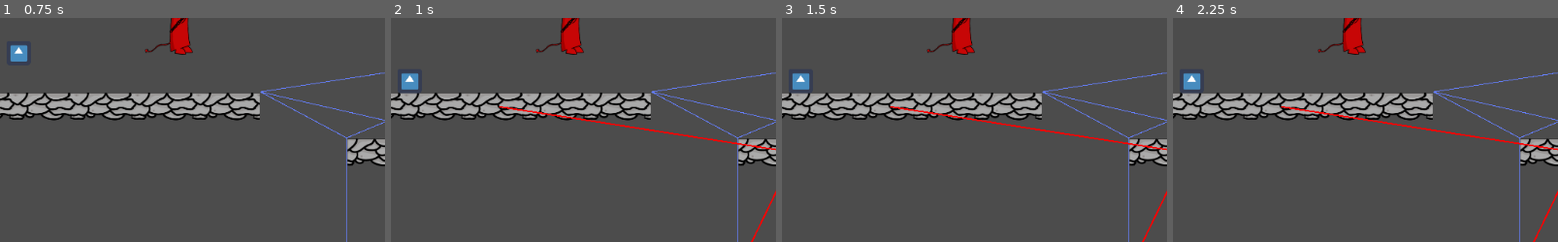
Above: before the commit, frames 1-4 (left to right).
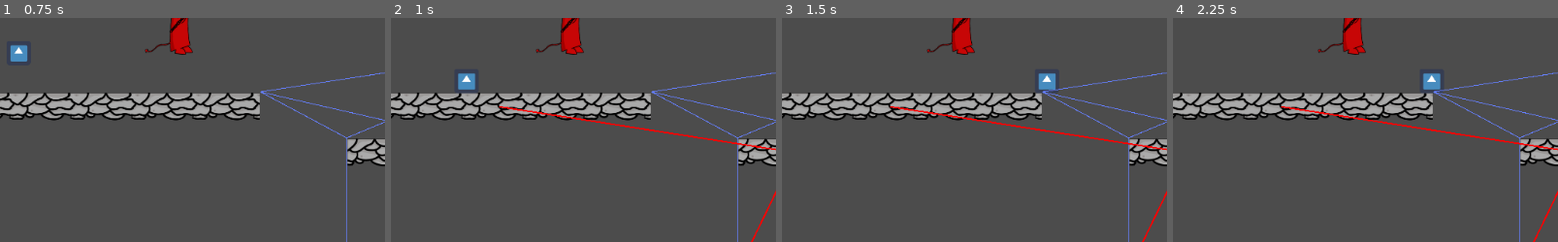
Above: after the commit, the same moments.

Repository: CiaranWoodward/LD48
Game: Godot game, scene res://Levels/TestLevel.tscn
The game is run twice, just before and just after one commit, with the same random seed, the same clock (stepped at 60 frames per second) and the same inputs. The engine's default icon, where the game draws it, is replaced by a stand-in: a white triangle on a blue panel in a dark square.
Inputs:
- Up to frame 1 (0.75 s): no input
- Up to frame 2 (1 s): no input
- Up to frame 3 (1.5 s): no input
- Up to frame 4 (2.25 s): no input
The pictures show only the part of the screen within x 10-60%, y 22-72%; the shares and areas given below are measured in that part.

Frame 1 is identical in both runs. In frame 2, 0.7% of the frame differs, in the area x 2-22%, y 24-34%; in frame 3, 0.7%; in frame 4, 0.7%, in the area x 2-70%, y 24-34%.

Commit message:
Start handling of moving along path

Diff:
--- a/Enemies/SimpleEnemy.gd
+++ b/Enemies/SimpleEnemy.gd
@@ -15,13 +15,28 @@
 onready var animTree = $AnimationTree
 onready var stateMachine : AnimationNodeStateMachinePlayback = animTree["parameters/StateMachine/playback"]
 
+# pathing
 var _path = []
+var _final_destination = Vector2.ZERO
+# moving
+var _cur_plat = null # Platform that the current dst point is on
+var _cur_point = null # Current destination point we are moving towards
+var _cur_after_point = null # When we get to that point, where are we trying to go?
+var _cur_speed = 0
+
+# current status
+var _on_floor = false
 var _platform = null
-var _on_floor = false
 
 # Called when the node enters the scene tree for the first time.
 func _ready():
 	stateMachine.start("Idle")
+
+func _handle_movement(delta):
+	var kc = move_and_collide(Vector2(_cur_speed * max_speed, fall_rate * max_fallspeed) * delta)
+	if is_instance_valid(kc):
+		if kc.normal.y < -0.5:
+			_on_floor = true
 
 func _handle_falling(delta):
 	if _on_floor:
@@ -31,20 +46,57 @@
 			_platform = get_parent().GetClosestLowerPlatform(global_position)
 	else:
 		stateMachine.travel("Falling")
-		var kc = move_and_collide(Vector2(0, fall_rate * max_fallspeed) * delta)
-		if is_instance_valid(kc):
-			_on_floor = true #TODO: Might have to enhance this
+
+func _configure_next_point():
+	if is_instance_valid(_platform) && (_platform in _path) && (_platform != _cur_plat):
+		var pindex = _path.find(_platform)
+		if pindex == _path.size() - 1:
+			# This point is final destination
+			# TODO: This code can't be reached
+			_cur_plat = _platform
+			_cur_point = _final_destination
+			_cur_after_point = _final_destination
+			return
+		var next_plat = _path[pindex + 1]
+		var list = get_parent().GetNavMeshForType(MY_TYPE)[_platform]
+		# Get all potential paths to next platform
+		var potentials = []
+		for elem in list:
+			if elem["other"] == next_plat:
+				potentials.append(elem)
+		if potentials.size() == 0:
+			_path = []
+		# Randomly choose any path to the next platform
+		var target_path = potentials[randi() % potentials.size()]
+		_cur_plat = _platform
+		_cur_point = target_path["src"]
+		_cur_after_point = target_path["dst"]
 
 func _handle_idle(_delta):
 	if _on_floor:
 		var cn = stateMachine.get_current_node()
 		if cn == "Idle":
 			if _path.size() == 0 || !(_platform in _path):
+				# Go to treasure
 				_repath_to(get_parent().GetTreasurePlatform())
+				_final_destination = get_parent().GetTreasureLocation()
+			_configure_next_point()
+
+func _handle_travel(_delta):
+	_cur_speed = 0
+	if _on_floor:
+		if is_instance_valid(_platform):
+			if _platform == _cur_plat:
+				if self.global_position.direction_to(_cur_point).x > 0:
+					_cur_speed = 1
+				else:
+					_cur_speed = -1
 
 func _physics_process(delta):
+	_handle_movement(delta)
 	_handle_falling(delta)
 	_handle_idle(delta)
+	_handle_travel(delta)
 
 func _is_jump_possible(from : Vector2, to : Vector2) -> bool:
 	var heightincrease = from.y - to.y # This is backwards because y is inverted!
--- a/Enemies/SimpleEnemy.tscn
+++ b/Enemies/SimpleEnemy.tscn
@@ -24,23 +24,35 @@
 [sub_resource type="Animation" id=3]
 resource_name = "Idle"
 
+[sub_resource type="Animation" id=11]
+resource_name = "Walking"
+
 [sub_resource type="AnimationNodeAnimation" id=4]
 animation = "Falling"
 
 [sub_resource type="AnimationNodeAnimation" id=5]
 animation = "Idle"
 
+[sub_resource type="AnimationNodeAnimation" id=12]
+animation = "Walking"
+
 [sub_resource type="AnimationNodeStateMachineTransition" id=6]
 
 [sub_resource type="AnimationNodeStateMachineTransition" id=7]
+
+[sub_resource type="AnimationNodeStateMachineTransition" id=13]
+
+[sub_resource type="AnimationNodeStateMachineTransition" id=14]
 
 [sub_resource type="AnimationNodeStateMachine" id=8]
 states/Falling/node = SubResource( 4 )
 states/Falling/position = Vector2( 460, 156 )
 states/Idle/node = SubResource( 5 )
 states/Idle/position = Vector2( 733, 156 )
-transitions = [ "Falling", "Idle", SubResource( 6 ), "Idle", "Falling", SubResource( 7 ) ]
-graph_offset = Vector2( 10, 25 )
+states/Walking/node = SubResource( 12 )
+states/Walking/position = Vector2( 733, 292 )
+transitions = [ "Falling", "Idle", SubResource( 6 ), "Idle", "Falling", SubResource( 7 ), "Idle", "Walking", SubResource( 13 ), "Walking", "Idle", SubResource( 14 ) ]
+graph_offset = Vector2( 10, 106.536 )
 
 [sub_resource type="AnimationNodeBlendTree" id=9]
 graph_offset = Vector2( -112, -41 )
@@ -64,6 +76,7 @@
 [node name="AnimationPlayer" type="AnimationPlayer" parent="."]
 anims/Falling = SubResource( 2 )
 anims/Idle = SubResource( 3 )
+anims/Walking = SubResource( 11 )
 
 [node name="AnimationTree" type="AnimationTree" parent="."]
 tree_root = SubResource( 9 )
@@ -71,5 +84,3 @@
 active = true
 process_mode = 0
 parameters/StateMachine/playback = SubResource( 10 )
-
-[node name="Tween" type="Tween" parent="."]
--- a/LevelElements/SimplePlatform.tscn
+++ b/LevelElements/SimplePlatform.tscn
@@ -4,7 +4,7 @@
 [ext_resource path="res://LevelElements/SimplePlatform.gd" type="Script" id=2]
 
 [sub_resource type="RectangleShape2D" id=1]
-extents = Vector2( 100, 12.5 )
+extents = Vector2( 100, 18.5 )
 
 [node name="SimplePlatform" type="Node2D"]
 script = ExtResource( 2 )
Not shown: 1 places in Enemies/SimpleEnemy.tscn that only renumber resources
